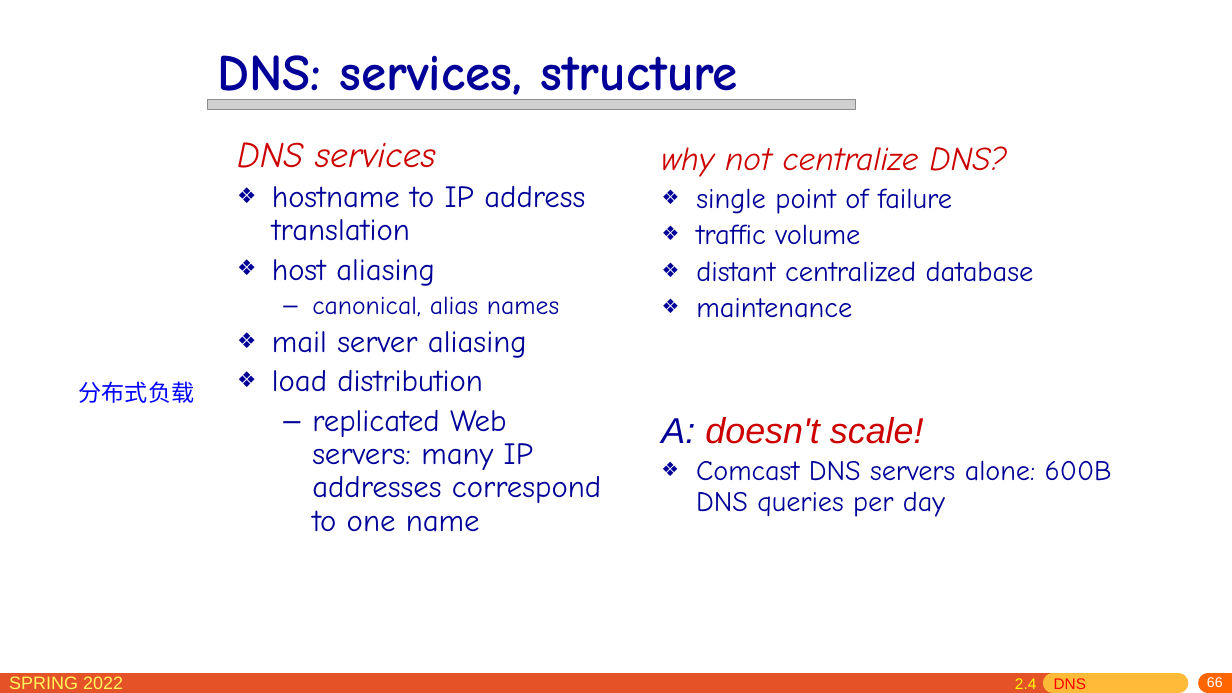
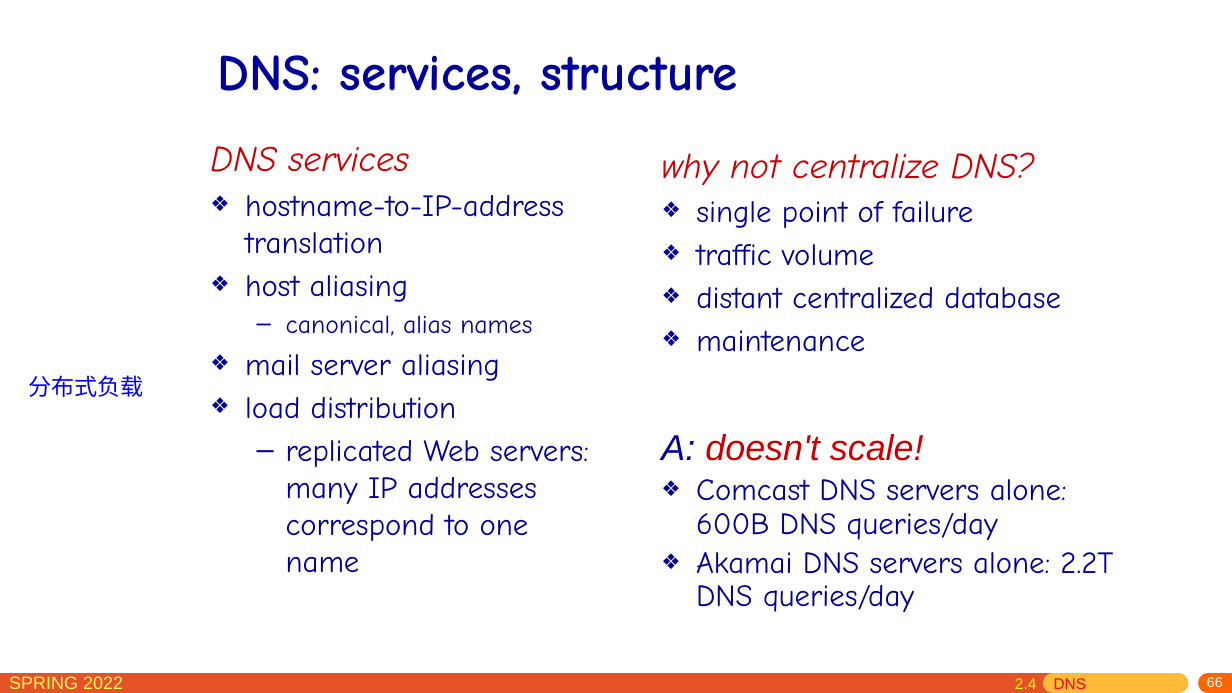
Before and after one commit to network-whu/slides, a slide deck: slide 66 of pptx/chapter2.pptx. Drawn at 1232x693 pixels with LibreOffice and Linux fonts; fonts in the diff are those of the drawing; grey boxes stand for pictures. Boxes give left, top, right and bottom in pixels: in the first picture for what was removed or moved away, otherwise in the second. Text is boxed around its words. In the diff, an @@ line names an element or a change of style, - is before the commit and + after.

```diff
--- a/pptx/chapter2.pptx
+++ b/pptx/chapter2.pptx
@@ picture removed at (208,99,856,109) @@
@@ text "DNS services": place and size @@
-text "DNS services" at (237,142,601,532)
+text "DNS services" at (210,146,589,573)
@@ text at (210,146,589,573): line spacing 0.9 to 1 @@
@@ text "why not centralize DNS?" at (662,152,1061,352): size 25.9 to 28 pt in "why not centralize DNS?"; size 22.2 to 24 pt in "single point of failure", "traffic volume", "distant centralized database", "maintenance"; line spacing 0.9 to 1 @@
@@ text at (245,195,564,254): text changed @@
-❖ hostname to IP address translation
+❖ hostname-to-IP-address translation
@@ text "分布式负载": place and size @@
-text "分布式负载" at (79,381,194,403)
+text "分布式负载" at (28,375,143,397)
@@ text "A: doesn't scale!": place and size @@
-text "A: doesn't scale!" at (661,417,1112,517)
+text "A: doesn't scale!" at (661,434,1113,612)
@@ text at (696,479,1113,612): text changed; size 22 to 24 pt @@
-❖ Comcast DNS servers alone: 600B DNS queries per day
+❖ Comcast DNS servers alone: 600B DNS queries/day
+❖ Akamai DNS servers alone: 2.2T DNS queries/day
```
Also in this commit, not shown: 61 other slides changed, 1 slide added, 1 other file.
